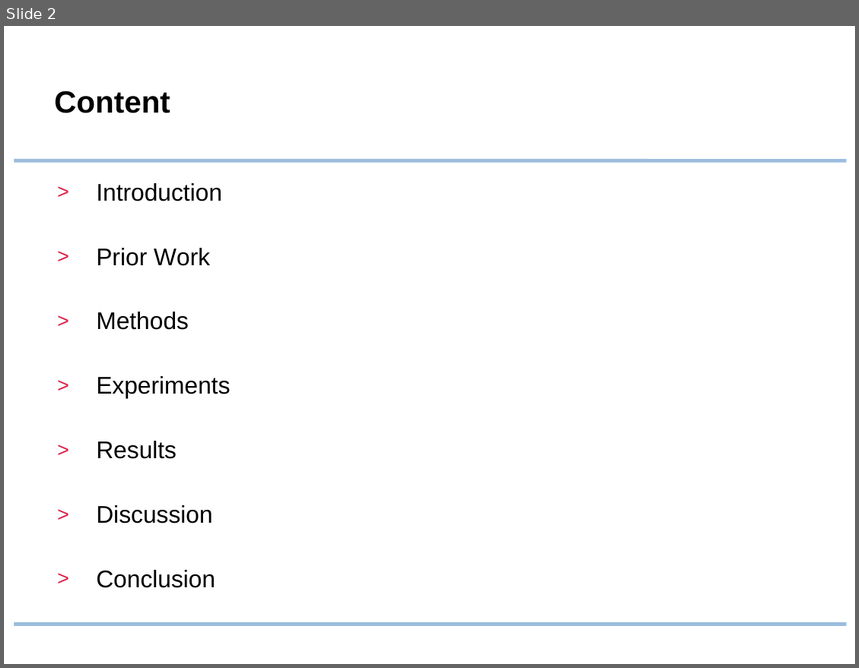
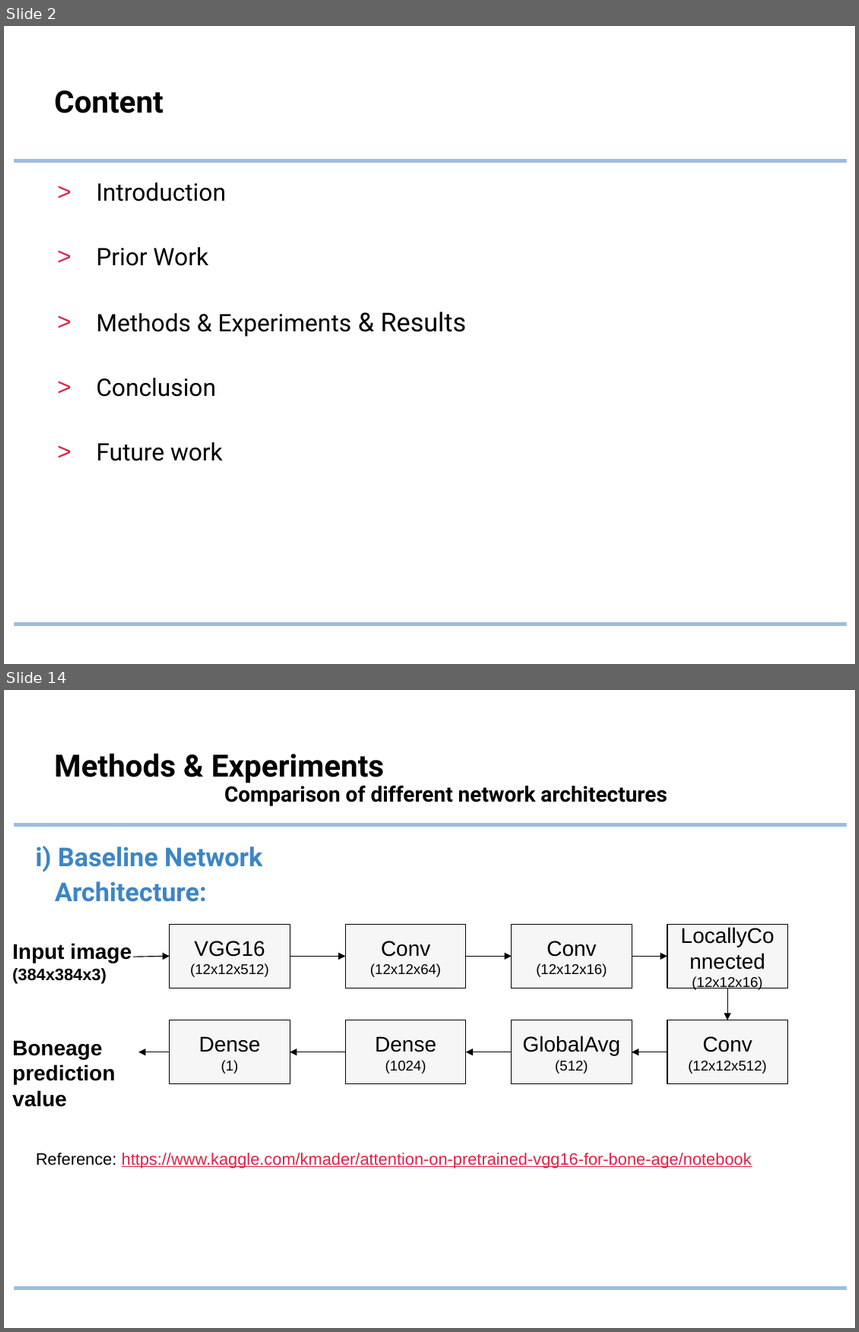
Before and after one commit to lukaszbinden/pediatric-bone-age-prediction, a slide deck: Presentation.pptx. Shown one above the other, each under a label of ours: slide 2 before the commit, slides 2 and 14 after it; the slides between them are not shown. The pictures are 859x668 and 859x1332 pixels, drawn with LibreOffice and Linux fonts; fonts in the diff are those of the drawing; background and template pictures are left out. Boxes give left, top, right and bottom in pixels: in the first picture for what was removed or moved away, otherwise in the second. Text is boxed around its words. In the diff, an @@ line names an element or a change of style, - is before the commit and + after.

```diff
--- a/Presentation.pptx
+++ b/Presentation.pptx
@@ slide 14 added at box(4, 690, 855, 1328), background #FFFFFF; not listed: 2 template elements that a slide beside it also shows @@
@@ title added at box(54, 753, 667, 806), 18 pt, text #000000, bold @@
+Methods & Experiments
+Comparison of different network architectures
@@ text added at box(35, 846, 262, 902), 22 pt, text #3D85C6, bold @@
+i) Baseline Network
+Architecture:
@@ rectangle added at box(169, 924, 289, 988), fill #F6F6F6, outline #000000 0.75 pt, 12 pt, text #000000 @@
+VGG16
+(12x12x512)
@@ rectangle added at box(345, 924, 465, 988), fill #F6F6F6, outline #000000 0.75 pt, 12 pt, text #000000 @@
+Conv
+(12x12x64)
@@ rectangle added at box(512, 924, 631, 988), fill #F6F6F6, outline #000000 0.75 pt, 12 pt, text #000000 @@
+Conv
+(12x12x16)
@@ rectangle added at box(667, 924, 787, 988), fill #F6F6F6, outline #000000 0.75 pt, 18 pt, text #000000 @@
+LocallyConnected
+(12x12x16)
@@ text added at box(12, 943, 132, 964), 14 pt, text #000000, bold @@
+Input image
+(384x384x3)
@@ arrow added from (133, 958) to (169, 957), #000000 0.75 pt @@
@@ arrow added from (290, 957) to (345, 957), #000000 0.75 pt @@
@@ arrow added from (466, 957) to (512, 957), #000000 0.75 pt @@
@@ arrow added from (633, 957) to (667, 957), #000000 0.75 pt @@
@@ arrow added from (728, 988) to (728, 1021), #000000 0.75 pt @@
@@ rectangle added at box(169, 1021, 289, 1084), fill #F6F6F6, outline #000000 0.75 pt, 18 pt, text #000000 @@
+Dense
+(1)
@@ rectangle added at box(345, 1021, 465, 1084), fill #F6F6F6, outline #000000 0.75 pt, 12 pt, text #000000 @@
+Dense
+(1024)
@@ rectangle added at box(512, 1021, 631, 1084), fill #F6F6F6, outline #000000 0.75 pt, 18 pt, text #000000 @@
+GlobalAvg
+(512)
@@ rectangle added at box(667, 1021, 787, 1084), fill #F6F6F6, outline #000000 0.75 pt, 12 pt, text #000000 @@
+Conv
+(12x12x512)
@@ text added at box(12, 1040, 115, 1107), 18 pt, text #000000, bold @@
+Boneage prediction value
@@ arrow added from (169, 1053) to (139, 1053), #000000 0.75 pt @@
@@ arrow added from (345, 1053) to (290, 1053), #000000 0.75 pt @@
@@ arrow added from (512, 1053) to (466, 1053), #000000 0.75 pt @@
@@ arrow added from (667, 1053) to (633, 1053), #000000 0.75 pt @@
@@ text added at box(36, 1153, 752, 1168), 14 pt, text #DF2046, underline @@
+Reference: https://www.kaggle.com/kmader/attention-on-pretrained-vgg16-for-bone-age/notebook
@@ slide 2 changed as well @@
@@ title "Content" at box(54, 91, 164, 113): font Arial to Roboto @@
@@ text at box(96, 183, 226, 397): font Arial to Roboto in "Introduction", "Prior Work", "Conclusion"; less space between paragraphs @@
@@ text at box(96, 312, 467, 337): text changed; font Arial to Roboto @@
-> Methods
-> Experiments
-> Results
-> Discussion
+> Methods & Experiments & Results
@@ text at box(96, 442, 223, 461): paragraph added @@
+> Future work
```
Also in this commit, not shown: 1 other slide changed, 19 other slides added, 8 slides removed.
